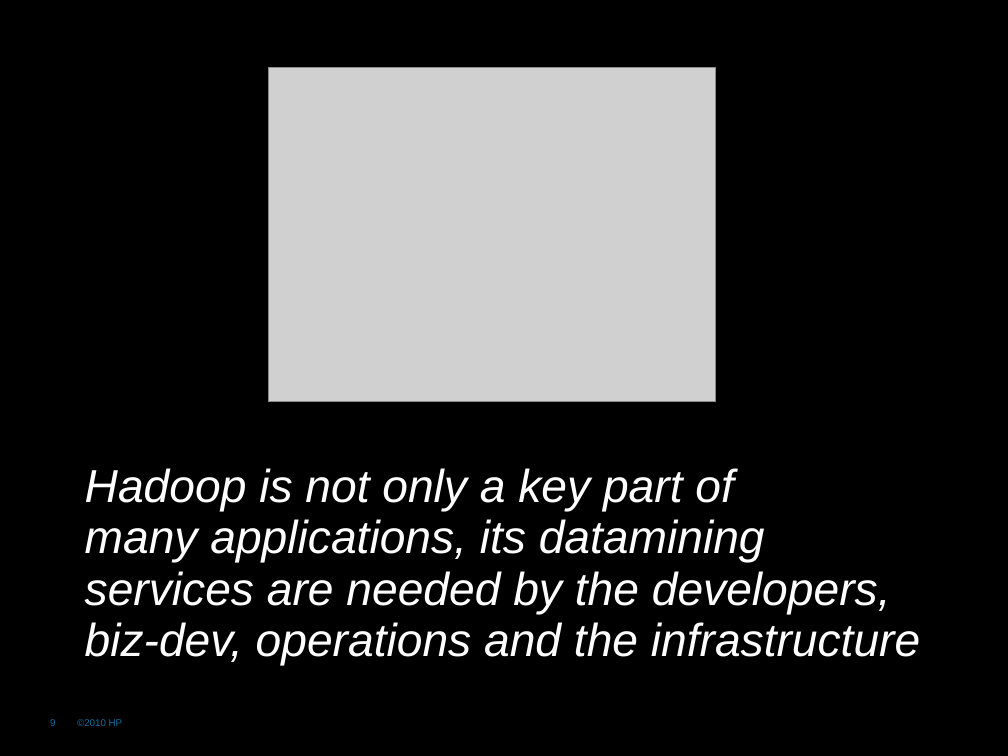
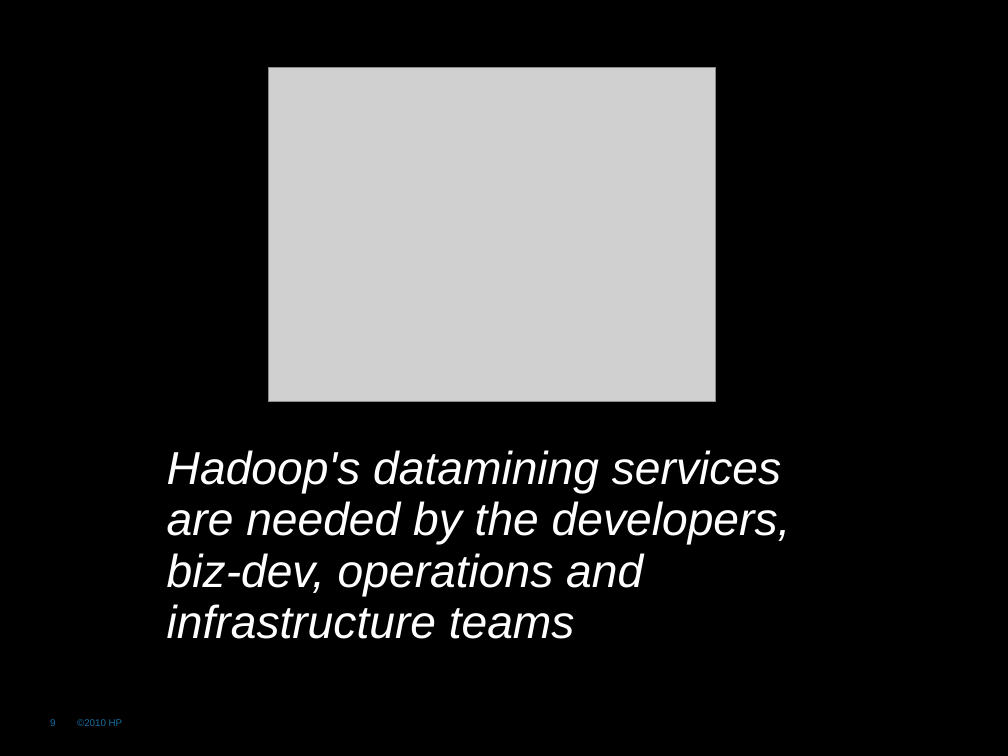
Before and after one commit to rhusar/smartfrog, a slide deck: slide 9 of core/components/cloudfarmer/doc/farming_hadoop_in_the_cloud.ppt. Drawn at 1008x756 pixels with LibreOffice and Linux fonts; fonts in the diff are those of the drawing; grey boxes stand for pictures; background and template pictures are left out. Boxes give left, top, right and bottom in pixels: in the first picture for what was removed or moved away, otherwise in the second. Text is boxed around its words. In the diff, an @@ line names an element or a change of style, - is before the commit and + after.

```diff
--- a/core/components/cloudfarmer/doc/farming_hadoop_in_the_cloud.ppt
+++ b/core/components/cloudfarmer/doc/farming_hadoop_in_the_cloud.ppt
@@ text at [167,450,791,639]: text changed @@
-Hadoop is not only a key part of
-many applications, its datamining
-services are needed by the developers,
-biz-dev, operations and the infrastructure
+Hadoop's datamining services
+are needed by the developers,
+biz-dev, operations and
+infrastructure teams
```
Also in this commit, not shown: 19 other slides changed, 1 slide added, 6 slides removed, 1 other file.
